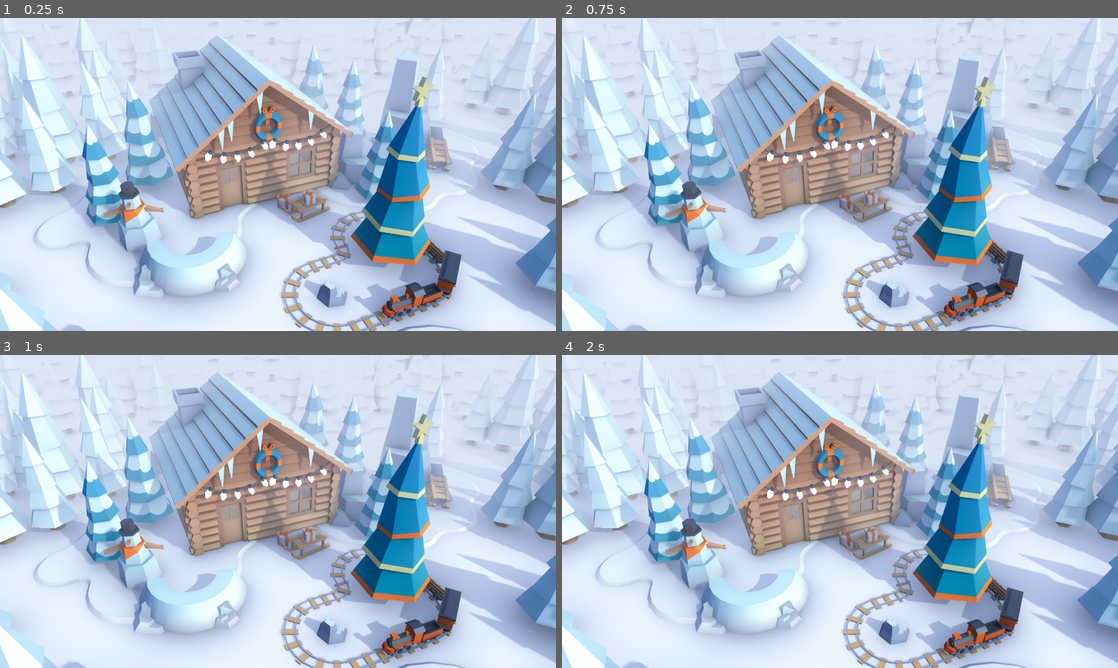
Above: before the commit, frames 1-4 (two rows, left to right).
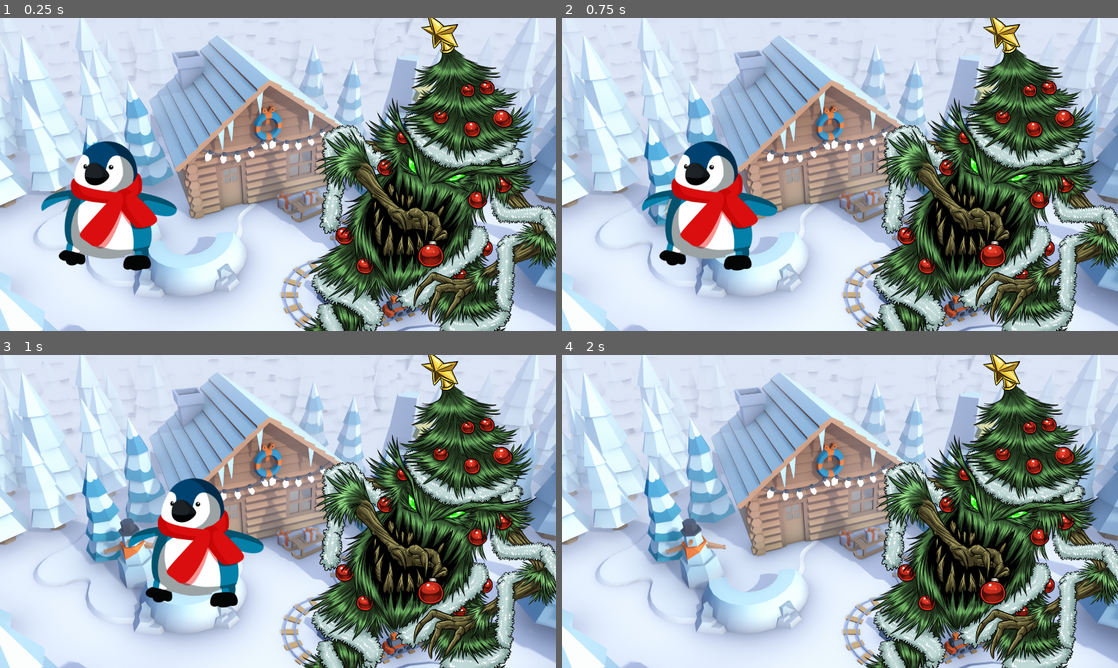
Above: after the commit, the same moments.

Repository: jahernandez16/Jasmin-Semester-01-Performance-Task
Game: Godot game, scene res://world.tscn
The game is run twice, just before and just after one commit, with the same random seed, the same clock (stepped at 60 frames per second) and the same inputs.
Inputs:
- Up to frame 1 (0.25 s): no input
- Up to frame 2 (0.75 s): tap Enter at 0.5 s; hold Right (move_right) from 0.53 s (still down)
- Up to frame 3 (1 s): keep holding Right (move_right)
- Up to frame 4 (2 s): release Right (move_right) at 1.28 s; hold Down (move_down) from 1.28 s (still down)

The runs differ from the first frame. In frame 1, 32% of the frame differs, in the area x 7-100%, y 0-100%; in frame 2, 32%; in frame 3, 32%, in the area x 23-100%, y 0-100%; in frame 4, 26%.

Commit message:
collisions setup

Diff:
--- a/enemy.tscn
+++ b/enemy.tscn
@@ -3,14 +3,17 @@
 [ext_resource type="Texture2D" uid="uid://clwpo83yorvtm" path="res://assets/enemy.png" id="1_2bnhk"]
 
 [sub_resource type="CapsuleShape2D" id="CapsuleShape2D_p0sf0"]
-radius = 329.0
-height = 912.0
+radius = 262.0
+height = 762.0
 
 [node name="enemy" type="RigidBody2D"]
+gravity_scale = 2.66454e-15
 
 [node name="Sprite2D" type="Sprite2D" parent="."]
+position = Vector2(-93, 140.25)
+scale = Vector2(0.763359, 0.724189)
 texture = ExtResource("1_2bnhk")
 
 [node name="CollisionShape2D" type="CollisionShape2D" parent="."]
-position = Vector2(2, 66)
+position = Vector2(-109, 183)
 shape = SubResource("CapsuleShape2D_p0sf0")
--- a/player.gd
+++ b/player.gd
@@ -1,23 +1,23 @@
 extends Area2D
 
 var speed = 400
-
-func _ready():
-	pass
-
 
 func _process(delta):
 	var velocity = Vector2.ZERO
 
 	if Input.is_action_pressed("move_down"):
-		velocity += 1
+		velocity.y += 1
 	if Input.is_action_pressed("move_left"):
-		velocity -= 1
+		velocity.x -= 1
 	if Input.is_action_pressed("move_up"):
-		velocity -= 1
+		velocity.y -= 1
 	if Input.is_action_pressed("move_right"):
-		velocity += 1
+		velocity.x += 1
 
 	if velocity.length() > 0:
 		velocity = velocity.normalized() * speed
 		position += velocity * delta
+
+
+func _on_body_entered(body):
+	hide()
--- a/player.tscn
+++ b/player.tscn
@@ -15,3 +15,5 @@
 [node name="CollisionShape2D" type="CollisionShape2D" parent="."]
 position = Vector2(2, 3)
 shape = SubResource("CircleShape2D_2ho5k")
+
+[connection signal="body_entered" from="." to="." method="_on_body_entered"]
--- a/world.tscn
+++ b/world.tscn
@@ -1,6 +1,8 @@
-[gd_scene load_steps=2 format=3 uid="uid://duemjd0qhekrw"]
+[gd_scene load_steps=4 format=3 uid="uid://duemjd0qhekrw"]
 
 [ext_resource type="Texture2D" uid="uid://bwmny50vdxvr1" path="res://assets/wallpaperCabin.jpg" id="1_85gfb"]
+[ext_resource type="PackedScene" uid="uid://rlf0ehn6drgu" path="res://player.tscn" id="2_tx8og"]
+[ext_resource type="PackedScene" uid="uid://dsb5ivxuqghge" path="res://enemy.tscn" id="3_66e5i"]
 
 [node name="World" type="Node2D"]
 
@@ -8,3 +10,9 @@
 scale = Vector2(0.61, 0.61)
 texture = ExtResource("1_85gfb")
 centered = false
+
+[node name="player" parent="." instance=ExtResource("2_tx8og")]
+position = Vector2(226, 389)
+
+[node name="enemy" parent="." instance=ExtResource("3_66e5i")]
+position = Vector2(989, 220)
